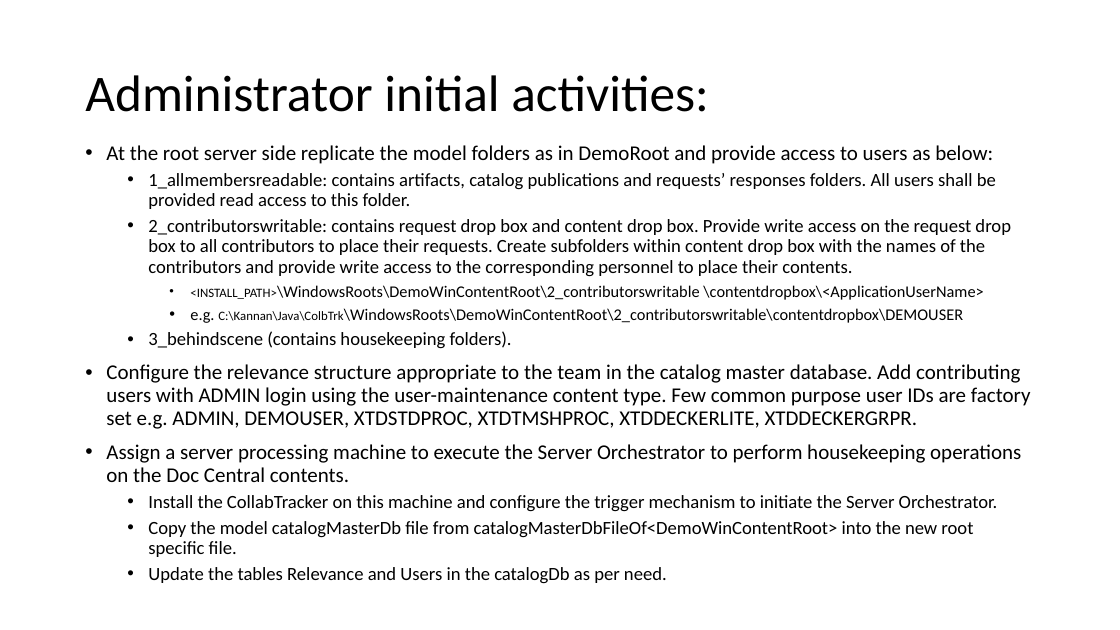
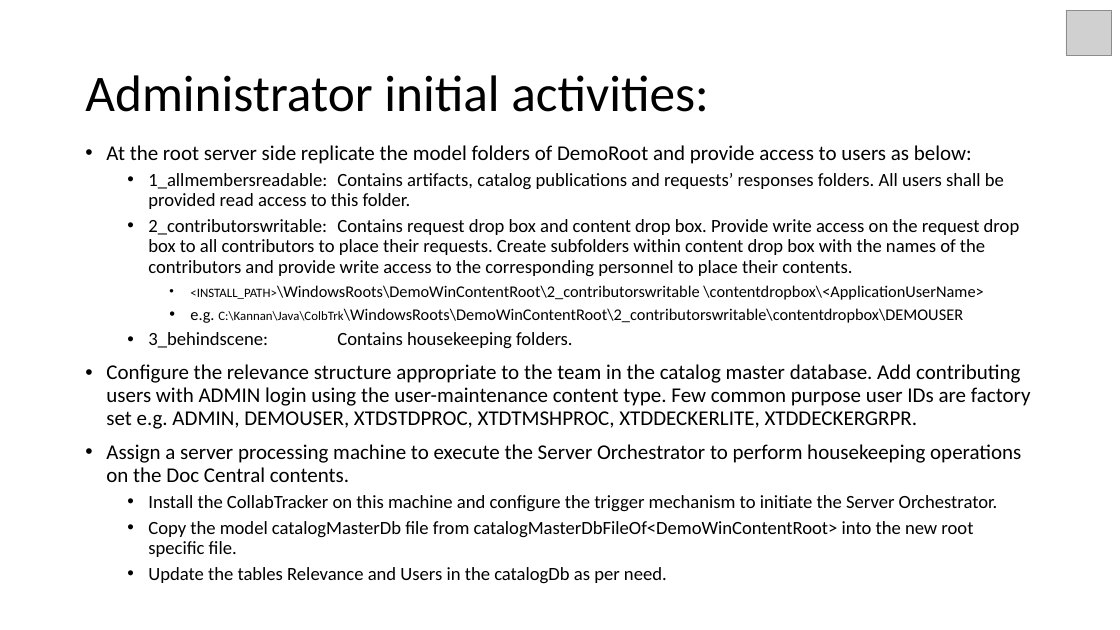
Before and after one commit to vibeeshK/CollabTracker, a slide deck: slide 15 of Documents/CollabTracker_Intro.pptx. Drawn at 1120x630 pixels with LibreOffice and Linux fonts; fonts in the diff are those of the drawing; grey boxes stand for pictures; background and template pictures are left out. Boxes give left, top, right and bottom in pixels: in the first picture for what was removed or moved away, otherwise in the second. Text is boxed around its words. In the diff, an @@ line names an element or a change of style, - is before the commit and + after.

```diff
--- a/Documents/CollabTracker_Intro.pptx
+++ b/Documents/CollabTracker_Intro.pptx
@@ picture added at (x1=1066, y1=10, x2=1112, y2=55) @@
@@ text at (x1=106, y1=145, x2=1020, y2=277): text changed @@
-• At the root server side replicate the model folders as in DemoRoot and provide access to users as below:
-  • 1_allmembersreadable: contains artifacts, catalog publications and requests’ responses folders. All users shall be provided read access to this folder.
-  • 2_contributorswritable: contains request drop box and content drop box. Provide write access on the request drop box to all contributors to place their requests. Create subfolders within content drop box with the names of the contributors and provide write access to the corresponding personnel to place their contents.
+• At the root server side replicate the model folders of DemoRoot and provide access to users as below:
+  • 1_allmembersreadable: Contains artifacts, catalog publications and requests’ responses folders. All users shall be provided read access to this folder.
+  • 2_contributorswritable: Contains request drop box and content drop box. Provide write access on the request drop box to all contributors to place their requests. Create subfolders within content drop box with the names of the contributors and provide write access to the corresponding personnel to place their contents.
@@ text at (x1=148, y1=332, x2=573, y2=349): text changed @@
-  • 3_behindscene (contains housekeeping folders).
+  • 3_behindscene: Contains housekeeping folders.
```
Also in this commit, not shown: 16 other slides changed, 1 other file.
